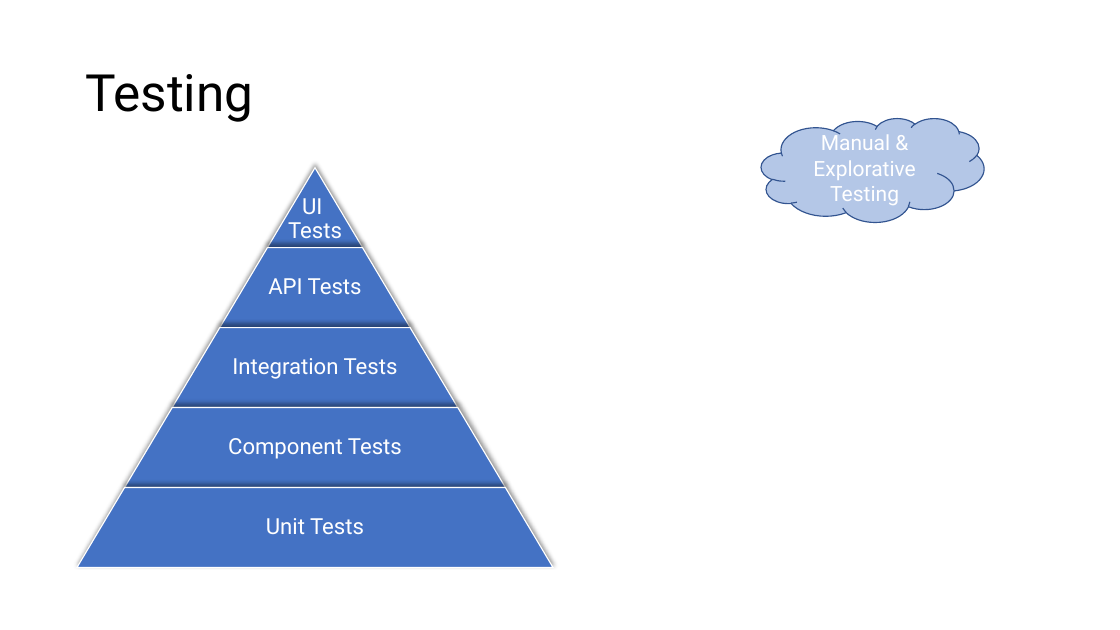
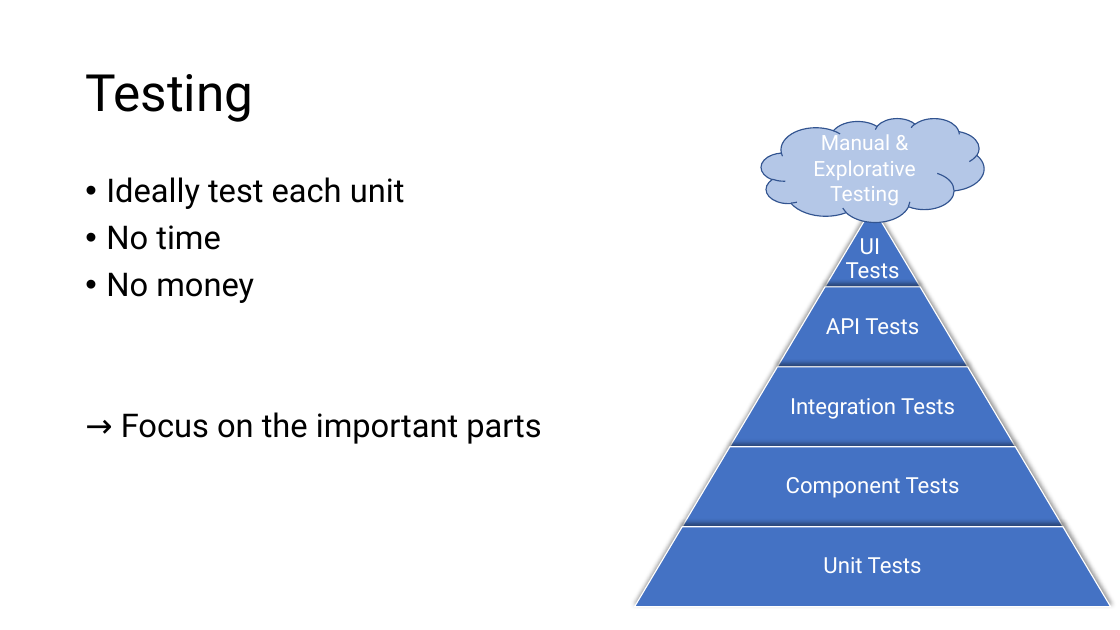
Before and after one commit to m4cx/consumer-driven-contract-testing-pact, a slide deck: slide 5 of powerpoint/Consumer-Driven Contract Tests using PACT.pptx (slide 6 before the commit). Drawn at 1120x630 pixels with LibreOffice and Linux fonts; fonts in the diff are those of the drawing. Boxes give left, top, right and bottom in pixels: in the first picture for what was removed or moved away, otherwise in the second. Text is boxed around its words. In the diff, an @@ line names an element or a change of style, - is before the commit and + after.

```diff
--- a/powerpoint/Consumer-Driven Contract Tests using PACT.pptx
+++ b/powerpoint/Consumer-Driven Contract Tests using PACT.pptx
@@ text added at (106, 177, 541, 444), 28 pt, text #000000 @@
+• Ideally test each unit
+• No time
+• No money
+→ Focus on the important parts
@@ 4 texts, 3 trapezoids: place and size @@
-4 texts, 3 trapezoids at (124, 168, 505, 534)
+4 texts, 3 trapezoids at (682, 207, 1063, 573)
@@ 2 trapezoids, 1 text: place and size @@
-2 trapezoids, 1 text at (77, 248, 554, 567)
+2 trapezoids, 1 text at (634, 287, 1111, 607)
```
Also in this commit, not shown: 9 other slides changed, 8 slides added, 6 slides removed.
